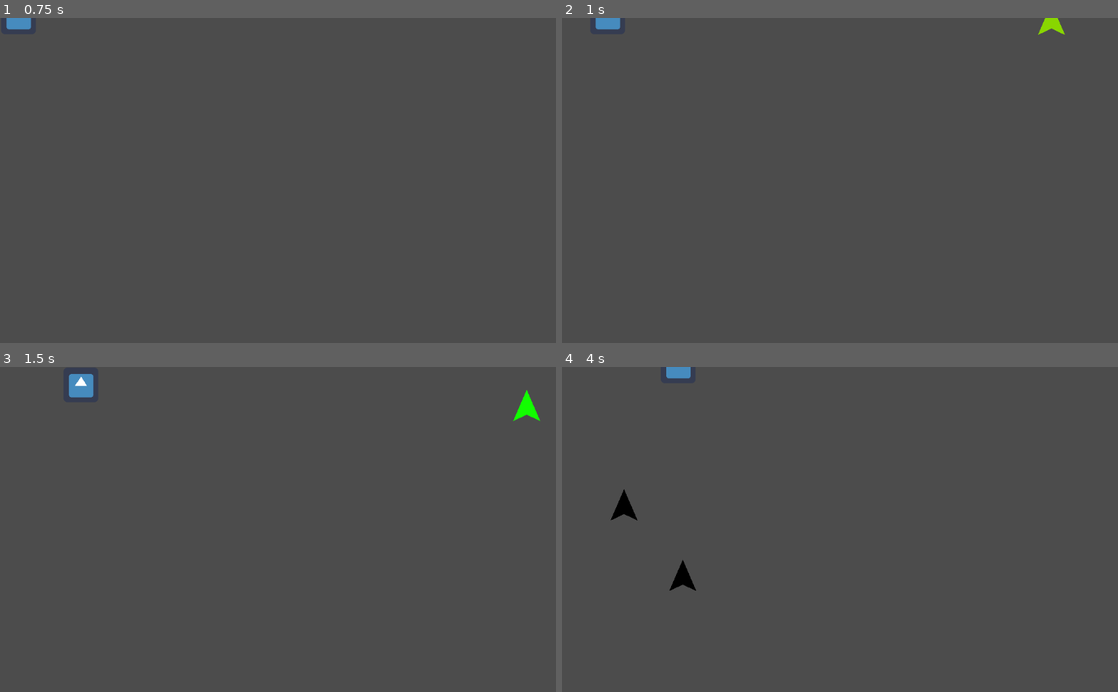
Above: before the commit, frames 1-4 (two rows, left to right).
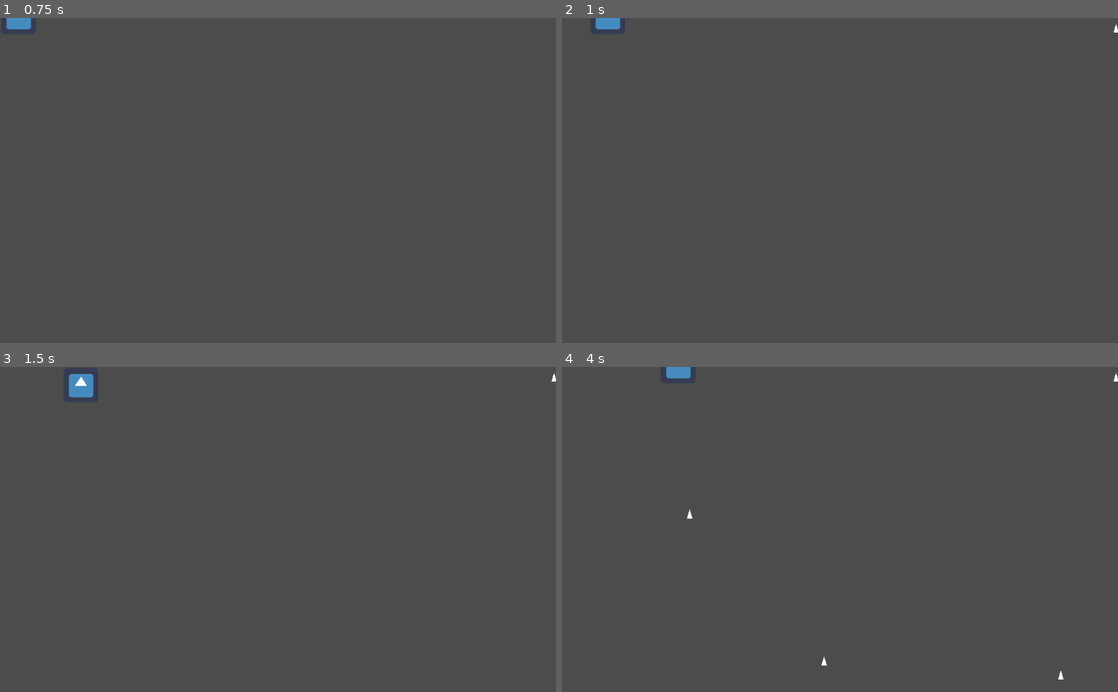
Above: after the commit, the same moments.

Repository: RiddimCrunch/GoGodotJam4
Game: Godot game, scene res://Scene/Samuel/SamuelCossette.tscn
The game is run twice, just before and just after one commit, with the same random seed, the same clock (stepped at 60 frames per second) and the same inputs. The engine's default icon, where the game draws it, is replaced by a stand-in: a white triangle on a blue panel in a dark square.
Inputs:
- Up to frame 1 (0.75 s): tap Enter at 0.5 s; hold Right (ui_right) from 0.53 s (still down)
- Up to frame 2 (1 s): keep holding Right (ui_right)
- Up to frame 3 (1.5 s): release Right (ui_right) at 1.28 s; hold Down (ui_down) from 1.28 s (still down)
- Up to frame 4 (4 s): release Down (ui_down) at 2.03 s; hold Right (ui_right) 2.03-2.78 s; hold Up (ui_up) 2.78-3.53 s; hold Left (ui_left) from 3.53 s (still down)

Frame 1 is identical in both runs. In frame 2, 0.2% of the frame differs, in the area x 85-100%, y 0-6%; in frame 3, 0.2%; in frame 4, 0.5%, in the area x 8-100%, y 1-97%.

Commit message:
Boid script

Diff:
--- /dev/null
+++ b/GraphicObject.gd
@@ -0,0 +1,12 @@
+class GraphicObject:
+
+	var fillColor = Color(255, 255, 255)
+	var strokeColor = Color(255, 255, 255)
+
+	var location: Vector2
+	var velocity: Vector2
+	var acceleration: Vector2
+	var size: Vector2
+	var strokeWeight = 1
+	var topSpeed: float
+	var mass: float
--- /dev/null
+++ b/Scene/Boid/Boid.gd
@@ -0,0 +1,157 @@
+extends KinematicBody2D
+
+#Top speed
+var topSpeed = 5;
+#Top steer
+var topSteer = 0.05;
+#Mass
+var mass = 1;
+#Theta
+var theta = 0;
+#Rayon
+var r = 5;
+#Radius
+var radiusSeparation = 6 * r;
+var radiusAlignment = 12 * r;
+var radiusCohesion = 18 * r;
+#Weight
+var weightSeparation = 2;
+var weightAlignment = 1;
+var weightCohesion = 1;
+#Steer
+var steer = Vector2.ZERO
+#Sum
+var sumAlignment = Vector2.ZERO
+var sumCohesion = Vector2.ZERO
+#Vector 0
+var zeroVector  = Vector2.ZERO
+#Location
+var location: Vector2
+#Velocity
+var velocity: Vector2
+#Acceleration
+var acceleration: Vector2
+
+#Screen size x and y
+var width = OS.get_window_size().x
+var height = OS.get_window_size().y
+
+
+func _ready():
+	randomize()
+	velocity = Vector2(rand_range(-1, 1), rand_range(-1, 1)).normalized() * topSpeed
+
+func Mover(loc: Vector2, vel: Vector2) -> void:
+	location = loc
+	velocity = vel
+	acceleration = Vector2(0, 0)
+
+func edges():
+	if (location.x < 0):
+		location.x = width - r;
+	elif (location.x + r> width):
+		location.x = 0;
+
+	if (location.y < 0):
+		location.y = height - r;
+	elif (location.y + r> height):
+		location.y = 0;
+
+func flock(boids: Array) -> void:
+	var separation := separate(boids)
+	var alignment := align(boids)
+	var cohesion := cohesion(boids)
+
+	separation *= weightSeparation
+	alignment *= weightAlignment
+	cohesion *= weightCohesion
+
+	applyForce(separation)
+	applyForce(alignment)
+	applyForce(cohesion)
+
+
+func separate(boids: Array) -> Vector2:
+	var steer: Vector2 = Vector2.ZERO
+	var count: int = 0
+
+	for other in boids:
+		var d = location.distance_to(other.location)
+		if d > 0 and d < radiusSeparation:
+			var diff = location - other.location
+			diff = diff.normalized() / d
+			steer += diff
+			count += 1
+
+	if count > 0:
+		steer /= count
+
+	if steer.length() > 0:
+		steer = steer.normalized() * topSpeed
+		steer -= velocity
+		steer = steer.clamped(topSteer)
+
+	return steer
+
+func align(boids: Array) -> Vector2:
+	var sumAlignment = Vector2.ZERO
+	var count = 0
+	for other in boids:
+		var d = location.distance_to(other.location)
+		if d > 0 and d < radiusAlignment:
+			sumAlignment += other.velocity
+			count += 1
+	if count > 0:
+		sumAlignment /= count
+		sumAlignment = sumAlignment.normalized() * topSpeed
+		var steer = sumAlignment - velocity
+		steer = steer.clamped(topSteer)
+		return steer
+	else:
+		return Vector2.ZERO
+
+func cohesion(boids: Array) -> Vector2:
+	var sumCohesion = Vector2.ZERO
+	var count = 0
+	for other in boids:
+		var d = location.distance_to(other.location)
+		if d > 0 and d < radiusCohesion:
+			sumCohesion += other.location
+			count += 1
+	if count > 0:
+		sumCohesion /= count
+		return seek(sumCohesion)
+	else:
+		return Vector2.ZERO
+
+func applyForce(force: Vector2):
+	var f: Vector2
+
+	if mass != 1:
+		f = force / mass
+	else:
+		f = force
+
+	acceleration += f
+
+func seek(target: Vector2) -> Vector2:
+	var desired: Vector2 = target - location
+	desired = desired.normalized() * topSpeed
+	var steer: Vector2 = desired - velocity
+	steer = steer.clamped(topSteer)
+	return steer
+
+func _process(delta):
+	edges()
+	velocity += acceleration
+	velocity = velocity.normalized() * topSpeed
+	theta = velocity.angle() + deg2rad(90)
+	location += velocity * delta
+	acceleration *= 0
+
+#	func colliding(p:Projectile) -> bool:
+#		var result = false
+#		var distance = distance(location, p.location)
+#		if r + p.r >= distance:
+#			result = true
+#		return result
--- /dev/null
+++ b/Scene/Boid/Boid.tscn
@@ -0,0 +1,12 @@
+[gd_scene load_steps=2 format=2]
+
+[ext_resource path="res://Scene/Boid/Boid.gd" type="Script" id=1]
+
+[node name="Boid" type="KinematicBody2D"]
+script = ExtResource( 1 )
+
+[node name="Polygon2D" type="Polygon2D" parent="."]
+polygon = PoolVector2Array( -5, 0, 0, -17, 5, 0 )
+
+[node name="CollisionPolygon2D" type="CollisionPolygon2D" parent="."]
+polygon = PoolVector2Array( -5, 0, 0, -17, 5, 0 )
--- /dev/null
+++ b/Scene/MapGeneration.gd
@@ -0,0 +1,31 @@
+extends Node2D
+
+var width = OS.get_window_size().x
+var height = OS.get_window_size().y
+
+#Noise generator based on Open Simplex.
+var openSimplexNoise = OpenSimplexNoise.new()
+
+func generate_map(period, octave):
+	#Seed used to generate random values, different seeds will generate different noise maps
+	openSimplexNoise.seed = randi()
+	#Period of the base octave
+	openSimplexNoise.period = period
+	#Number of OpenSimplex noise layers that are sampled to get the fractal noise
+	openSimplexNoise.octaves = octave
+
+const NUM_BOIDS = 10
+var boids = []
+
+export(PackedScene) var Boid
+
+func _ready():
+	for i in range(NUM_BOIDS):
+		var boid = Boid.instance()
+		boid.Mover(Vector2(rand_range(0, 500), rand_range(0, 500)), Vector2(rand_range(-5, 5), rand_range(-5, 5)))
+		boids.append(boid)
+		add_child(boid)
+
+func _process(delta):
+	for boid in boids:
+		boid.flock(boids)
--- a/Scene/Samuel/Boid.gd
+++ b/Scene/Samuel/Boid.gd
@@ -8,13 +8,17 @@
 
 var random_number_x = rand_range(-1, 1)
 var random_number_y = rand_range(-1, 1)
+var direction = Vector2.ZERO
 
 func _process(delta):
 	_move()
 
 func _move():
+	direction.x = (position + velocity).y
+	direction.y = -(position + velocity).x
 	movement_vector = _get_movement()
-	velocity = move_and_slide(lerp(velocity, movement_vector * SPEED, ACCEL), Vector2.UP)
+	velocity = move_and_slide(lerp(velocity, movement_vector * SPEED, ACCEL))
+	look_at(direction)
 
 #Function to get the movement
 func _get_movement():
--- a/Scene/Samuel/Boid.tscn
+++ b/Scene/Samuel/Boid.tscn
@@ -1,6 +1,6 @@
 [gd_scene load_steps=4 format=2]
 
-[ext_resource path="res://Scene/Samuel/Boid.gd" type="Script" id=1]
+[ext_resource path="res://Scene/Boid/Boid.gd" type="Script" id=1]
 
 [sub_resource type="Shader" id=1]
 code = "shader_type canvas_item;
@@ -16,7 +16,7 @@
 shader = SubResource( 1 )
 
 [node name="Boid" type="KinematicBody2D" groups=["Enemy"]]
-position = Vector2( 255, 136 )
+position = Vector2( -1.86517e-14, -9.12622e-13 )
 scale = Vector2( 25, 25 )
 collision_layer = 2
 collision_mask = 5
@@ -24,10 +24,10 @@
 
 [node name="Polygon2D" type="Polygon2D" parent="."]
 material = SubResource( 2 )
-position = Vector2( -4.79811, -3.62626 )
 scale = Vector2( 1.56693, 1.37374 )
 polygon = PoolVector2Array( -0.639397, 2.72706, -0.00120647, 2.37765, 0.636984, 2.72706, -0.00120647, 1.03824 )
 
 [node name="CollisionPolygon2D" type="CollisionPolygon2D" parent="."]
-position = Vector2( -6, -4 )
-polygon = PoolVector2Array( 0.2, 4.12, 1.2, 1.84, 2.2, 4.12, 1.2, 3.64 )
+position = Vector2( -1.19529, -0.401581 )
+scale = Vector2( 1.00394, 1 )
+polygon = PoolVector2Array( 0.194507, 4.12158, 1.19059, 1.80158, 2.18665, 4.16158, 1.19058, 3.68158 )
--- a/Scene/Samuel/BoidGroup.tscn
+++ b/Scene/Samuel/BoidGroup.tscn
@@ -1,6 +1,6 @@
 [gd_scene load_steps=3 format=2]
 
-[ext_resource path="res://Scene/Samuel/Boid.tscn" type="PackedScene" id=1]
+[ext_resource path="res://Scene/Boid/Boid.tscn" type="PackedScene" id=1]
 [ext_resource path="res://Scene/Samuel/BoidGroup.gd" type="Script" id=2]
 
 [node name="BoidGroup" type="Node2D"]
--- a/Scene/WorldA.tscn
+++ b/Scene/WorldA.tscn
@@ -1,3 +1,10 @@
-[gd_scene format=2]
+[gd_scene load_steps=3 format=2]
+
+[ext_resource path="res://Scene/MapGeneration.gd" type="Script" id=1]
+[ext_resource path="res://Scene/Boid/Boid.tscn" type="PackedScene" id=2]
 
 [node name="WorldA" type="Node2D"]
+script = ExtResource( 1 )
+Boid = ExtResource( 2 )
+
+[node name="Boid" parent="." instance=ExtResource( 2 )]
Not shown, added: .mono/assemblies/Release/GodotSharp.xml
Not shown, added: .mono/assemblies/Release/GodotSharpEditor.xml
Not shown, added: .mono/assemblies/Release/api_hash_cache.cfg
Not shown, changed: .mono/metadata/ide_messaging_meta.txt
Not shown, added: .mono/temp/obj/Debug/GameJam2023.csproj.FileListAbsolute.txt
Not shown, added: .mono/temp/obj/GameJam2023.csproj.nuget.dgspec.json
Not shown, added: .mono/temp/obj/project.assets.json
Not shown, added: .mono/assemblies/Release/GodotSharp.dll
Not shown, added: .mono/assemblies/Release/GodotSharp.pdb
Not shown, added: .mono/assemblies/Release/GodotSharpEditor.dll
Not shown, added: .mono/assemblies/Release/GodotSharpEditor.pdb
Not shown, added: .mono/metadata/scripts_metadata.editor
(and 17 more such lines)
